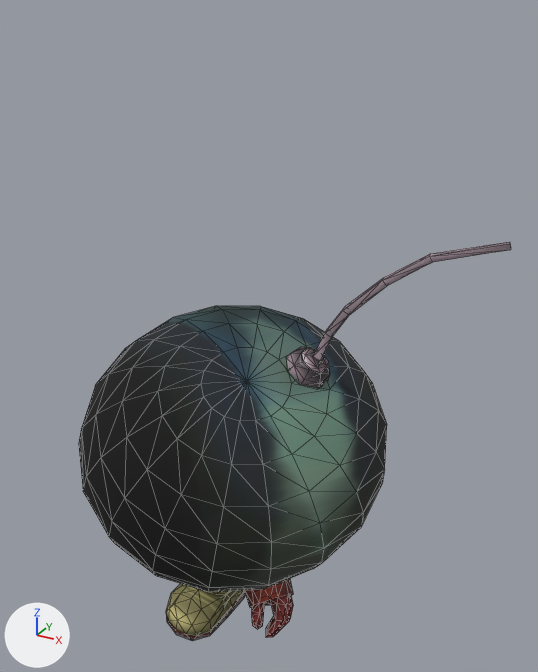
One commit to the COLLADA model Scenes, Models, and Textures/Olimar/Olimar Standard/Model and Textures/FitPikmin00.dae: the scene before it, then after it.
Rendered twice from a camera (50 mm lens) standing at (0.1305, -0.1834, 0.1906) and looking at (0.0327, -0.0057, 0.1018). The axes (+X, +Y, +Z) are drawn at lower left. The lights are the same throughout. Mesh edges are drawn as thin lines. Where no turn or scale is listed for an object, it has been applied to the vertices. Vertices at the same position are counted once.

The first picture shows 'polygon0', 'polygon1', 'polygon6'.
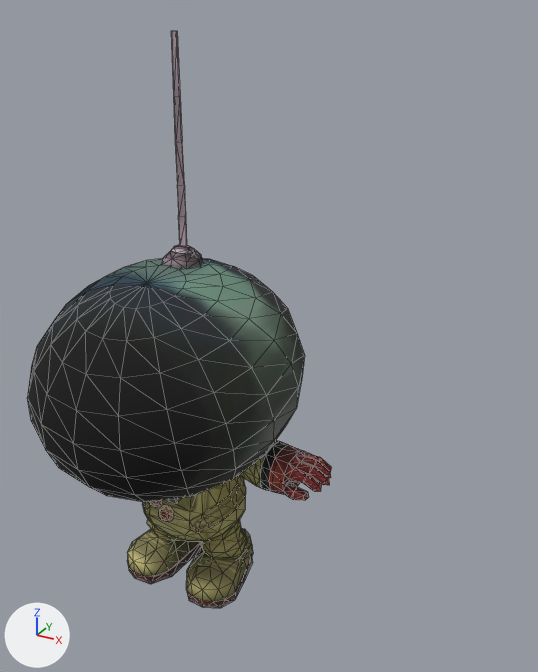
Where the newer file only moved an object's origin or applied its transform, the numbers keep the older frame.

Patch to the scene script:
```diff
--- a/Scenes, Models, and Textures/Olimar/Olimar Standard/Model and Textures/FitPikmin00.dae.py
+++ b/Scenes, Models, and Textures/Olimar/Olimar Standard/Model and Textures/FitPikmin00.dae.py
@@ me_polygon0 @@
 # used by ob_polygon0; location = (0.0, 0.0, 0.0); rotation_euler = (0.0, 0.173, -0.327), in degrees (0, 10, -19)
-me_polygon0.from_pydata(...)  # 484 vertices, 900 faces; spans x -0.0323..0.0428, y -0.0252..0.015, z -0.0028..0.0625
+me_polygon0.from_pydata(...)  # 484 vertices, 900 faces; spans x -0.0302..0.0302, y -0.0205..0.0166, z 0.0005..0.0636
+# me_polygon0 part 1: 484 of 484 vertices moved; they spanned x -0.0323..0.0428, y -0.0252..0.015, z -0.0028..0.0625 and now span x -0.0302..0.0302, y -0.0205..0.0166, z 0.0005..0.0636; mean shift (-0.0066, 0.0016, 0.0002); largest move (-0.0289, -0.0104, 0.0413) -> (-0.0146, -0.0202, 0.0011)
 me_polygon0.materials.append(mat_fitpikminbodya)
@@ me_polygon1 @@
 # used by ob_polygon1; location = (0.0, 0.0, 0.0); rotation_euler = (0.0, 0.173, -0.327), in degrees (0, 10, -19)
-me_polygon1.from_pydata(...)  # 762 vertices, 1391 faces; spans x -0.0254..0.0771, y -0.0471..0.0317, z 0.0187..0.1599
+me_polygon1.from_pydata(...)  # 762 vertices, 1391 faces; spans x -0.0517..0.0517, y -0.0518..0.0304, z 0.0299..0.1852
+# me_polygon1 part 2: the loose piece of 29 vertices spanning x -0.0066..-0.0014, y -0.0164..-0.0121, z 0.0368..0.0416 is multiplied about its middle by the matrix ((0.865, -0.413, -0.318), (0.385, 0.922, -0.149), (0.351, 0.007, 0.947)), then moved by (-0.002, -0.0019, -0.003)
+# me_polygon1 part 3: the loose piece of 29 vertices spanning x -0.0034..0.0019, y -0.0197..-0.0156, z 0.033..0.0378 is multiplied about its middle by the matrix ((0.869, -0.394, -0.332), (0.344, 0.928, -0.2), (0.383, 0.059, 0.933)), then moved by (-0.0002, 0.0001, -0.0026)
+# me_polygon1 part 4: 567 of 762 vertices moved; they spanned x -0.0254..0.0771, y -0.0471..0.0309, z 0.0187..0.1599 and now span x -0.0517..0.0517, y -0.0518..0.0297, z 0.0437..0.1852; mean shift (-0.019, 0.0025, 0.0064); largest move (0.0759, 0.0123, 0.1599) -> (-0.0009, -0.0006, 0.1851)
 me_polygon1.materials.append(mat_fitpikminfacea)
@@ me_polygon6 @@
 me_polygon6.from_pydata(...)  # 181 vertices, 342 faces; spans x -0.011..0.0735, y -0.0656..0.0197, z 0.0388..0.111
 # used by ob_polygon6; location = (0.0, 0.0, 0.0)
+# me_polygon6 part 5: the whole mesh is multiplied about its middle by the matrix ((0.71, -0.474, -0.521), (0.506, 0.858, -0.092), (0.49, -0.198, 0.849)), then moved by (-0.0314, 0.011, 0.0099)
 me_polygon6.materials.append(mat_fitpikminvoutside)
@@ ob_polygon0 @@
 ob_polygon0.location = (0.0, 0.0, 0.0)
-ob_polygon0.rotation_euler = (0.0, 0.173, -0.327)  # degrees (0, 10, -19)
@@ ob_polygon1 @@
 ob_polygon1.location = (0.0, 0.0, 0.0)
-ob_polygon1.rotation_euler = (0.0, 0.173, -0.327)  # degrees (0, 10, -19)
```

Changed parts and their boxes (x1, y1, x2, y2) in the pictures (538 x 672 px; the box of a moved part takes in the faces that stretch with it):
'polygon6', reshaped (10% narrower, 15% shorter)
    before: (79, 306, 387, 592)
    after: (27, 258, 305, 502)
'polygon0', reshaped, turned
    before: (166, 584, 245, 641)
    after: (127, 440, 280, 608)
'polygon1', reshaped, turned
    before: (244, 242, 511, 638)
    after: (149, 30, 332, 522)
part 2 of me_polygon1, moved or reshaped (not visible before)
    after: (149, 500, 162, 507)
part 3 of me_polygon1, moved or reshaped (not visible before)
    after: (158, 506, 173, 522)
part 4 of me_polygon1, moved or reshaped
    before: (244, 242, 511, 638)
    after: (162, 30, 332, 500)
